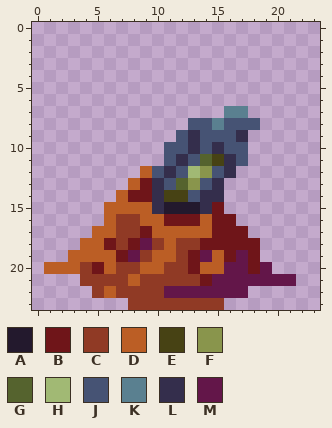
Pixel-art sprite: images/energyitem-default-003.png. That is the earlier state.
The file is 24x24 pixels. The old version is drawn lined up with the new one.
Palette (. is transparent): A #23192d  B #6f1519  C #903a25  D #bb5e25  E #474214  F #89954c  G #55632e  H #a1b974  J #465374  K #5a8090  L #342e4c  M #631649
Pixels before, first column x 1:
 7 ...............KK....
 8 ............JJKJJJ...
 9 ...........JLJJJL....
10 ..........JJLJLJJ....
11 ..........JLJGELJ....
12 ........DJLJHFJL.....
13 .......DBLJGFJL......
14 ......DBBLEEJLL......
15 .....DDDDLAAALB......
16 .....DCCDDBBBDBB.....
17 ....DDCCBDDDDDBBB....
18 ...DDBCBMCDCCBBBBB...
19 ..DDDDBMCDDCBMDBMB...
20 DDDCBDCCDDCCBDDMMBM..
21 ...CCCCDCCCCCBMMMMMMM
22 ....CDCCCCMMMMMMM....
23 .......CCCCCCCC......
New version:
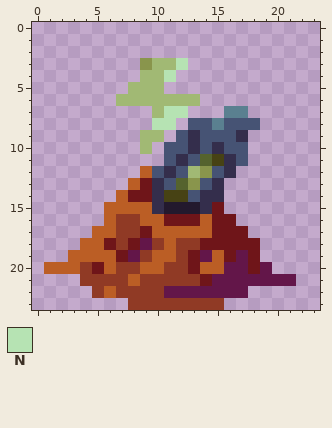
Colours new in this view: N #b6e3b3
What changed:
whole drawing moved by +0,+3 (the old picture is shown already moved)
Changed rows in their new state; - is an unchanged pixel.
first column x 7:
 3 --FHHN-
 4 --HHN--
 5 -HHH---
 6 HHHHHHH
 7 ---HNN-
 8 ---NN--
 9 --HH---
10 --H----
